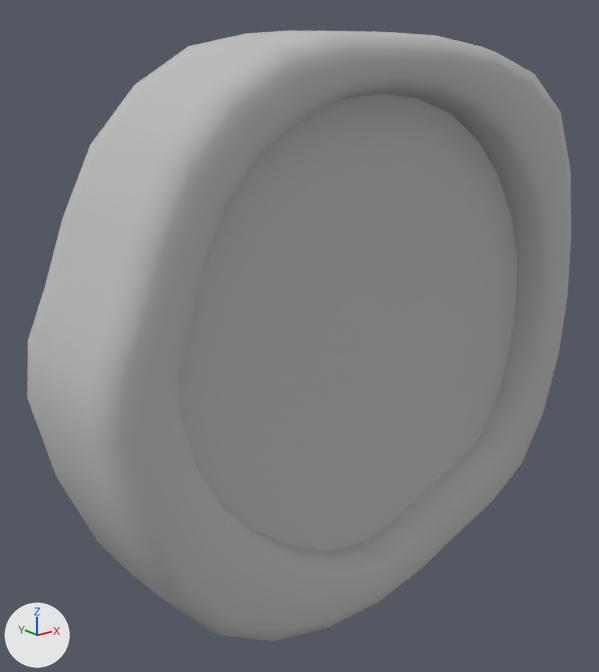
Renders of the FBX model WanderingClouds/Assets/WanderingCloud/GameArt/Assets/Window/SM_Window01.fbx from each side of a commit.
Rendered twice from a camera (50 mm lens) standing at (-0.785, -0.873, 0.356) and looking at (-0.056, 0.039, -0.008). Lighting does not change. The marker at lower left points along +X, +Y and +Z. Where no turn or scale is listed for an object, it has been applied to the vertices.

Objects in the first picture: 'Window02_Circle004'.
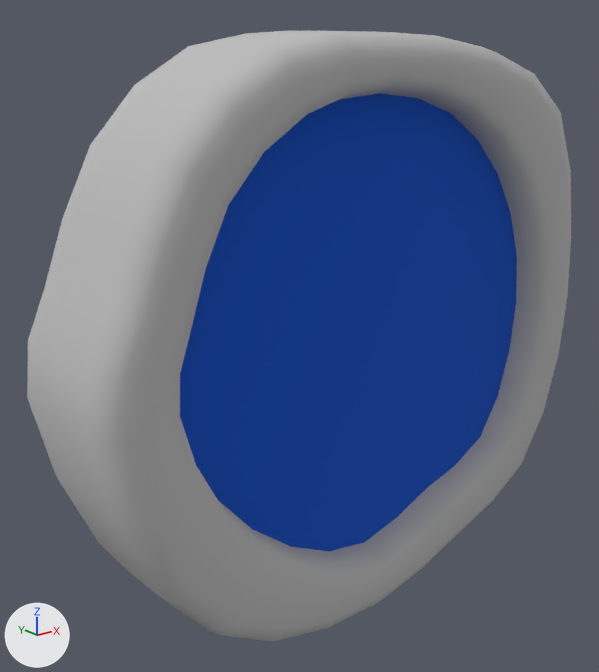
Location of each change, [x1, y1, x2, y2] in pixels of the pictures (599 x 672 px):
part 1 of me_mesh, recoloured (grey to blue): [180, 93, 517, 551] in both

Patch to the scene script:
```diff
--- a/WanderingClouds/Assets/WanderingCloud/GameArt/Assets/Window/SM_Window01.fbx.py
+++ b/WanderingClouds/Assets/WanderingCloud/GameArt/Assets/Window/SM_Window01.fbx.py
@@ mat_material__71 @@
+mat_material__71 = principled_material('Material #71')
+mat_material__71.base_color = (0.0, 0.0784, 0.545)  # blue #004fc3
+mat_material__71.roughness = 1.0
@@ me_mesh @@
 me_mesh.from_pydata(...)  # 336 vertices, 294 faces; spans x -0.443..0.43, y -0.102..0.102, z -0.426..0.413
 # used by ob_window02_circle004; location = (0.0, 0.0, 0.0)
+# me_mesh part 1: all 14 faces centred in x -0.387..0.385, y -0.054, z 0.0 switch from mat_material__70 (grey #bcbcbc) to mat_material__71 (blue #004fc3)
```
